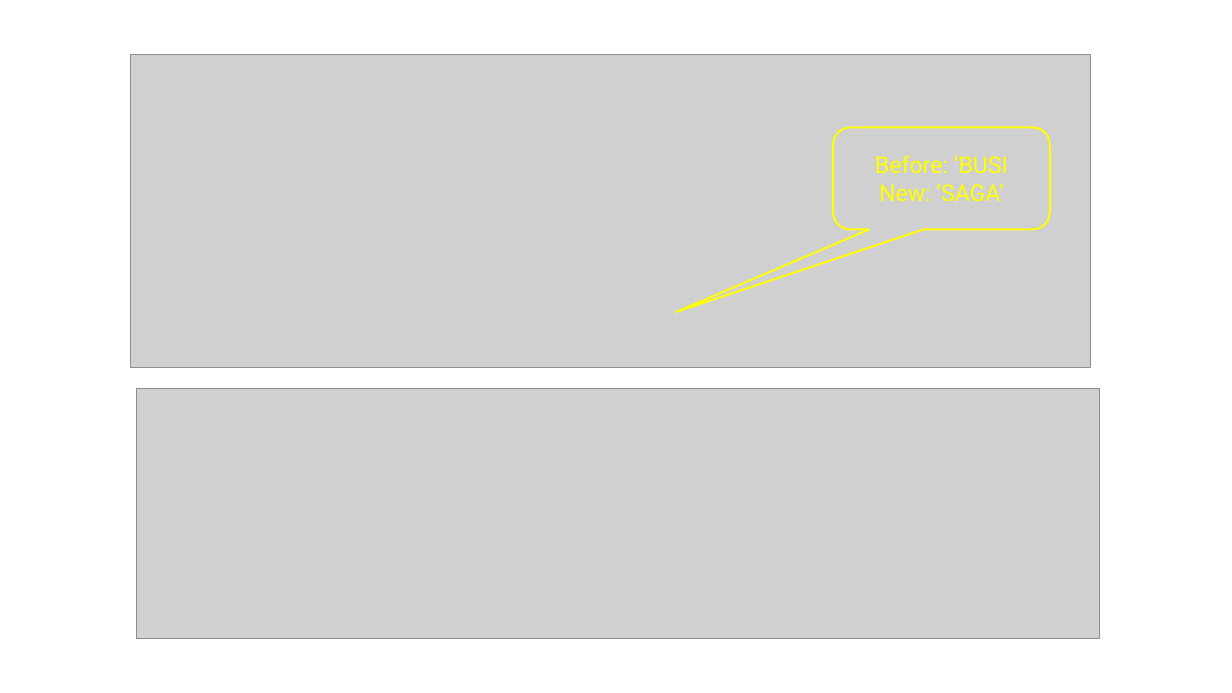
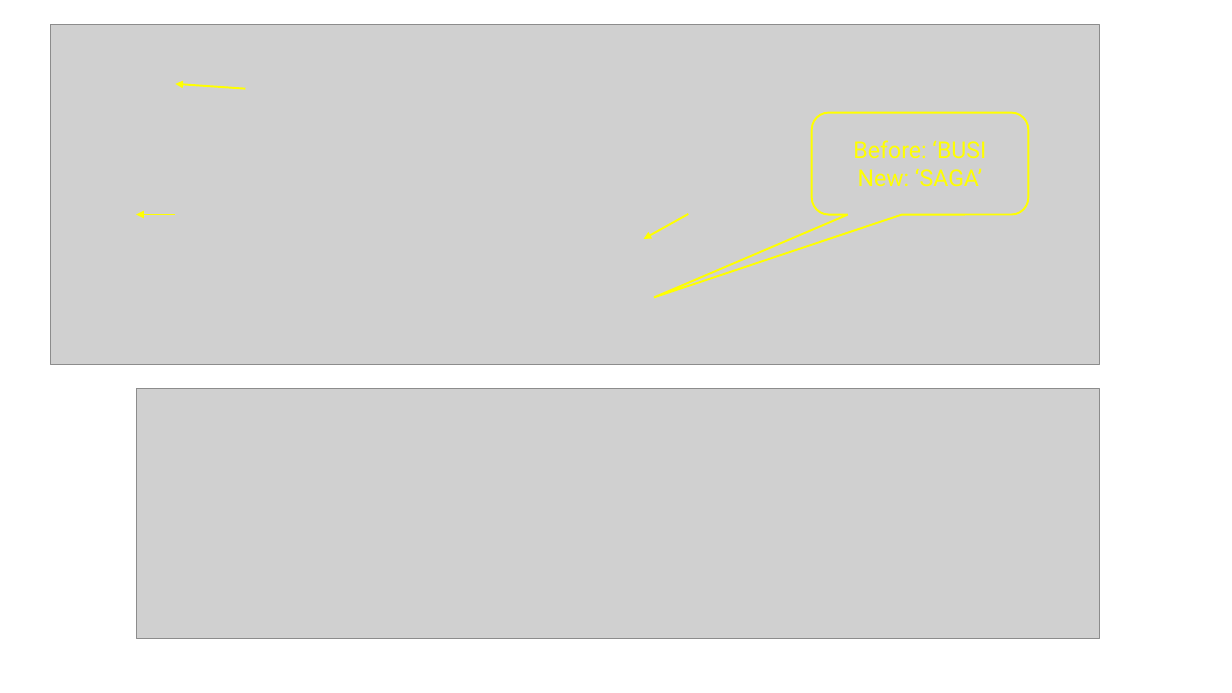
Before and after one commit to ptkaryapratamadunia/QualityReport, a slide deck: slide 2 of kaizen SMP OTH.pptx. Drawn at 1232x693 pixels with LibreOffice and Linux fonts; fonts in the diff are those of the drawing; grey boxes stand for pictures. Boxes give left, top, right and bottom in pixels: in the first picture for what was removed or moved away, otherwise in the second. Text is boxed around its words. In the diff, an @@ line names an element or a change of style, - is before the commit and + after.

Commit message:
add pptx

```diff
--- a/kaizen SMP OTH.pptx
+++ b/kaizen SMP OTH.pptx
@@ picture resized from (x1=130, y1=55, x2=1091, y2=369) to (x1=51, y1=25, x2=1100, y2=365) @@
@@ arrow added from (246, 89) to (176, 84), #FFFF00 1.5 pt @@
@@ rounded speech box "Before: ‘BUSI" moved from (x1=834, y1=128, x2=1050, y2=229) to (x1=812, y1=113, x2=1029, y2=214) @@
@@ arrow added from (176, 214) to (136, 214), #FFFF00 1.5 pt @@
@@ arrow added from (689, 214) to (644, 239), #FFFF00 1.5 pt @@
```
